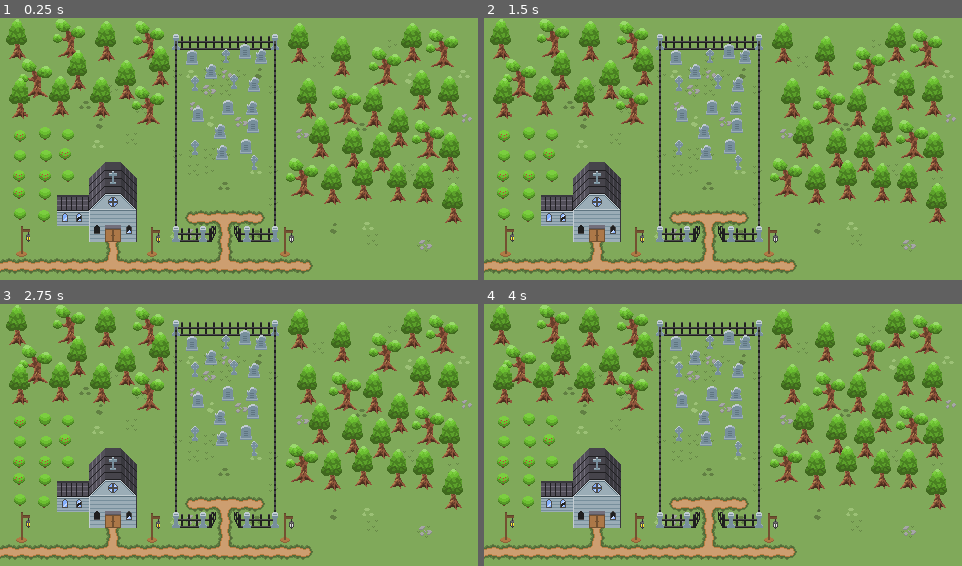
Above: before the commit, frames 1-4 (two rows, left to right).
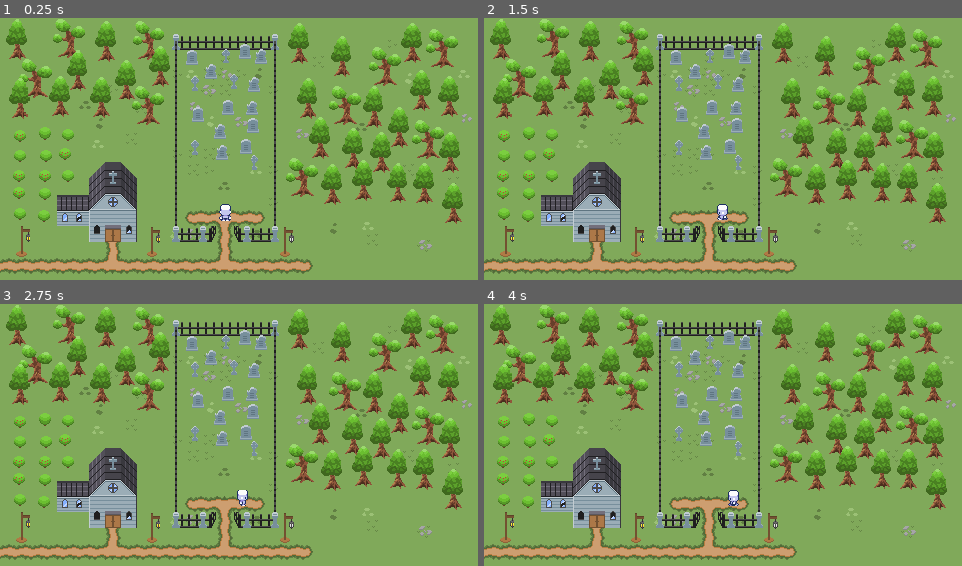
Above: after the commit, the same moments.

Repository: Turtletnt5/MixJam9
Game: Godot game, scene res://MyStuff/PlayLevels/basic_level.tscn
The game is run twice, just before and just after one commit, with the same random seed, the same clock (stepped at 60 frames per second) and the same inputs. The project has no main scene, so this scene is started directly.
Inputs:
- Up to frame 1 (0.25 s): no input
- Up to frame 2 (1.5 s): tap Enter at 0.5 s; hold D (Player_right, bound only after the commit) 0.53-1.28 s; hold A (Player_left, bound only after the commit) from 1.28 s (still down)
- Up to frame 3 (2.75 s): release A (Player_left, bound only after the commit) at 2.03 s; hold D (Player_right, bound only after the commit) from 2.03 s (still down)
- Up to frame 4 (4 s): release D (Player_right, bound only after the commit) at 3.53 s; hold A (Player_left, bound only after the commit) from 3.53 s (still down)

The runs differ from the first frame. In frame 1, 0.1% of the frame differs, in the area x 45-49%, y 70-78%; in frame 2, 0.1%; in frame 3, 0.1%; in frame 4, 0.1%.

Commit message:
Player made and added animation

Diff:
--- a/MyStuff/PlayLevels/basic_level.tscn
+++ b/MyStuff/PlayLevels/basic_level.tscn
@@ -22,6 +22,7 @@
 [ext_resource type="Texture2D" uid="uid://ck4mxc573xb85" path="res://Imported assets/Cemetery/Plants/Tree2.png" id="20_mhpk1"]
 [ext_resource type="Texture2D" uid="uid://blbqgbekad6w6" path="res://Imported assets/Cemetery/Plants/BushBerry.png" id="20_pr7ok"]
 [ext_resource type="Texture2D" uid="uid://y4rk7bm1187x" path="res://Imported assets/Cemetery/Structures/Church1.png" id="22_ekuf7"]
+[ext_resource type="PackedScene" uid="uid://cvn3ard6xkk6v" path="res://MyStuff/Player/player.tscn" id="23_3jiva"]
 
 [node name="Basic Level" type="Node2D"]
 
@@ -483,3 +484,6 @@
 position = Vector2(96, 185)
 texture = ExtResource("22_ekuf7")
 metadata/_edit_lock_ = true
+
+[node name="Player" parent="." instance=ExtResource("23_3jiva")]
+position = Vector2(225, 194)
--- a/MyStuff/PlayLevels/play_area.tscn
+++ b/MyStuff/PlayLevels/play_area.tscn
@@ -711,7 +711,7 @@
 [node name="Bottom" type="StaticBody2D" parent="Coliders"]
 
 [node name="CollisionShape2D" type="CollisionShape2D" parent="Coliders/Bottom"]
-position = Vector2(56.5, 192)
+position = Vector2(57, 192)
 shape = SubResource("RectangleShape2D_c8nr8")
 
 [node name="Left" type="StaticBody2D" parent="Coliders"]
@@ -799,3 +799,5 @@
 [node name="Grave17" type="Sprite2D" parent="."]
 position = Vector2(86, 128)
 texture = ExtResource("28_psh0r")
+
+[node name="Spawners" type="Node2D" parent="."]
--- /dev/null
+++ b/MyStuff/Player/PlayerSpritFrame.tres
@@ -0,0 +1,78 @@
+[gd_resource type="SpriteFrames" load_steps=11 format=3 uid="uid://bxgcxqvo6ehwh"]
+
+[ext_resource type="Texture2D" uid="uid://b5jlb025paggh" path="res://Imported assets/Small-8-Direction-Characters_by_AxulArt/Idle.png" id="1_7pcy3"]
+[ext_resource type="Texture2D" uid="uid://bb21linpb853g" path="res://Imported assets/Small-8-Direction-Characters_by_AxulArt/MoveLeft.png" id="1_cbph6"]
+[ext_resource type="Texture2D" uid="uid://b3j06coivo2ye" path="res://Imported assets/Small-8-Direction-Characters_by_AxulArt/MoveRight.png" id="2_8cdyh"]
+
+[sub_resource type="AtlasTexture" id="AtlasTexture_nt5i2"]
+atlas = ExtResource("1_7pcy3")
+region = Rect2(1, 2, 13, 18)
+
+[sub_resource type="AtlasTexture" id="AtlasTexture_8y3x5"]
+atlas = ExtResource("1_cbph6")
+region = Rect2(1, 4, 14, 17)
+
+[sub_resource type="AtlasTexture" id="AtlasTexture_8njpq"]
+atlas = ExtResource("1_cbph6")
+region = Rect2(1, 28, 14, 17)
+
+[sub_resource type="AtlasTexture" id="AtlasTexture_ynbgd"]
+atlas = ExtResource("1_cbph6")
+region = Rect2(1, 52, 14, 17)
+
+[sub_resource type="AtlasTexture" id="AtlasTexture_p8h3d"]
+atlas = ExtResource("2_8cdyh")
+region = Rect2(2, 0, 13, 16)
+
+[sub_resource type="AtlasTexture" id="AtlasTexture_2aeyv"]
+atlas = ExtResource("2_8cdyh")
+region = Rect2(2, 24, 13, 16)
+
+[sub_resource type="AtlasTexture" id="AtlasTexture_5y2v8"]
+atlas = ExtResource("2_8cdyh")
+region = Rect2(2, 48, 13, 16)
+
+[resource]
+animations = [{
+"frames": [{
+"duration": 1.0,
+"texture": SubResource("AtlasTexture_nt5i2")
+}],
+"loop": true,
+"name": &"Idle",
+"speed": 5.0
+}, {
+"frames": [{
+"duration": 1.0,
+"texture": SubResource("AtlasTexture_8y3x5")
+}, {
+"duration": 1.0,
+"texture": SubResource("AtlasTexture_8njpq")
+}, {
+"duration": 1.0,
+"texture": SubResource("AtlasTexture_ynbgd")
+}, {
+"duration": 1.0,
+"texture": SubResource("AtlasTexture_8njpq")
+}],
+"loop": true,
+"name": &"MoveLeft",
+"speed": 5.0
+}, {
+"frames": [{
+"duration": 1.0,
+"texture": SubResource("AtlasTexture_p8h3d")
+}, {
+"duration": 1.0,
+"texture": SubResource("AtlasTexture_2aeyv")
+}, {
+"duration": 1.0,
+"texture": SubResource("AtlasTexture_5y2v8")
+}, {
+"duration": 1.0,
+"texture": SubResource("AtlasTexture_2aeyv")
+}],
+"loop": true,
+"name": &"MoveRight",
+"speed": 5.0
+}]
--- /dev/null
+++ b/MyStuff/Player/player.gd
@@ -0,0 +1,33 @@
+extends CharacterBody2D
+
+@export var speed : float = 25
+@export var gravity : float = 20
+
+@onready var animated_sprite = $AnimatedSprite2D
+
+# Called when the node enters the scene tree for the first time.
+func _ready():
+	pass # Replace with function body.
+
+
+# Called every frame. 'delta' is the elapsed time since the previous frame.
+func _process(_delta):
+	pass
+
+
+func _physics_process(_delta):
+
+	velocity.y = gravity * _delta
+
+	var direction = Input.get_axis("Player_left", "Player_right")
+	velocity.x = direction * speed
+	if direction == 0:
+		animated_sprite.play("Idle")
+	else:
+		if direction > 0:
+			animated_sprite.play("MoveRight")
+		else:
+			animated_sprite.play("MoveLeft")
+
+
+	move_and_slide()
--- /dev/null
+++ b/MyStuff/Player/player.tscn
@@ -0,0 +1,19 @@
+[gd_scene load_steps=4 format=3 uid="uid://cvn3ard6xkk6v"]
+
+[ext_resource type="SpriteFrames" uid="uid://bxgcxqvo6ehwh" path="res://MyStuff/Player/PlayerSpritFrame.tres" id="1_gfjlg"]
+[ext_resource type="Script" path="res://MyStuff/Player/player.gd" id="1_kmto8"]
+
+[sub_resource type="RectangleShape2D" id="RectangleShape2D_boha4"]
+size = Vector2(14, 17)
+
+[node name="Player" type="CharacterBody2D"]
+script = ExtResource("1_kmto8")
+
+[node name="AnimatedSprite2D" type="AnimatedSprite2D" parent="."]
+sprite_frames = ExtResource("1_gfjlg")
+animation = &"Idle"
+frame_progress = 0.446824
+
+[node name="CollisionShape2D" type="CollisionShape2D" parent="."]
+position = Vector2(0, 0.5)
+shape = SubResource("RectangleShape2D_boha4")
--- a/project.godot
+++ b/project.godot
@@ -26,6 +26,26 @@
 
 project/assembly_name="Monsters Creatures Fantasy"
 
+[input]
+
+Player_left={
+"deadzone": 0.5,
+"events": [Object(InputEventKey,"resource_local_to_scene":false,"resource_name":"","device":-1,"window_id":0,"alt_pressed":false,"shift_pressed":false,"ctrl_pressed":false,"meta_pressed":false,"pressed":false,"keycode":0,"physical_keycode":65,"key_label":0,"unicode":97,"echo":false,"script":null)
+, Object(InputEventJoypadMotion,"resource_local_to_scene":false,"resource_name":"","device":-1,"axis":0,"axis_value":-1.0,"script":null)
+]
+}
+Player_right={
+"deadzone": 0.5,
+"events": [Object(InputEventKey,"resource_local_to_scene":false,"resource_name":"","device":-1,"window_id":0,"alt_pressed":false,"shift_pressed":false,"ctrl_pressed":false,"meta_pressed":false,"pressed":false,"keycode":0,"physical_keycode":68,"key_label":0,"unicode":100,"echo":false,"script":null)
+, Object(InputEventJoypadMotion,"resource_local_to_scene":false,"resource_name":"","device":-1,"axis":0,"axis_value":1.0,"script":null)
+]
+}
+Attack={
+"deadzone": 0.5,
+"events": [Object(InputEventKey,"resource_local_to_scene":false,"resource_name":"","device":-1,"window_id":0,"alt_pressed":false,"shift_pressed":false,"ctrl_pressed":false,"meta_pressed":false,"pressed":false,"keycode":0,"physical_keycode":32,"key_label":0,"unicode":32,"echo":false,"script":null)
+]
+}
+
 [rendering]
 
 textures/canvas_textures/default_texture_filter=0
Not shown, changed: Imported assets/Asset list.txt
Binary file added: Imported assets/Small-8-Direction-Characters_by_AxulArt/Idle.png
Not shown, added: Imported assets/Small-8-Direction-Characters_by_AxulArt/Idle.png.import
Binary file added: Imported assets/Small-8-Direction-Characters_by_AxulArt/MoveLeft.png
Not shown, added: Imported assets/Small-8-Direction-Characters_by_AxulArt/MoveLeft.png.import
Binary file added: Imported assets/Small-8-Direction-Characters_by_AxulArt/MoveRight.png
Not shown, added: Imported assets/Small-8-Direction-Characters_by_AxulArt/MoveRight.png.import
Binary file added: Imported assets/Small-8-Direction-Characters_by_AxulArt/MoveUp.png
Not shown, added: Imported assets/Small-8-Direction-Characters_by_AxulArt/MoveUp.png.import
Binary file added: Imported assets/Small-8-Direction-Characters_by_AxulArt/Small-8-Direction-Characters_by_AxulArt.png
Not shown, added: Imported assets/Small-8-Direction-Characters_by_AxulArt/Small-8-Direction-Characters_by_AxulArt.png.import
Not shown, added: Imported assets/Small-8-Direction-Characters_by_AxulArt/license.txt
(and 1 more such lines)
